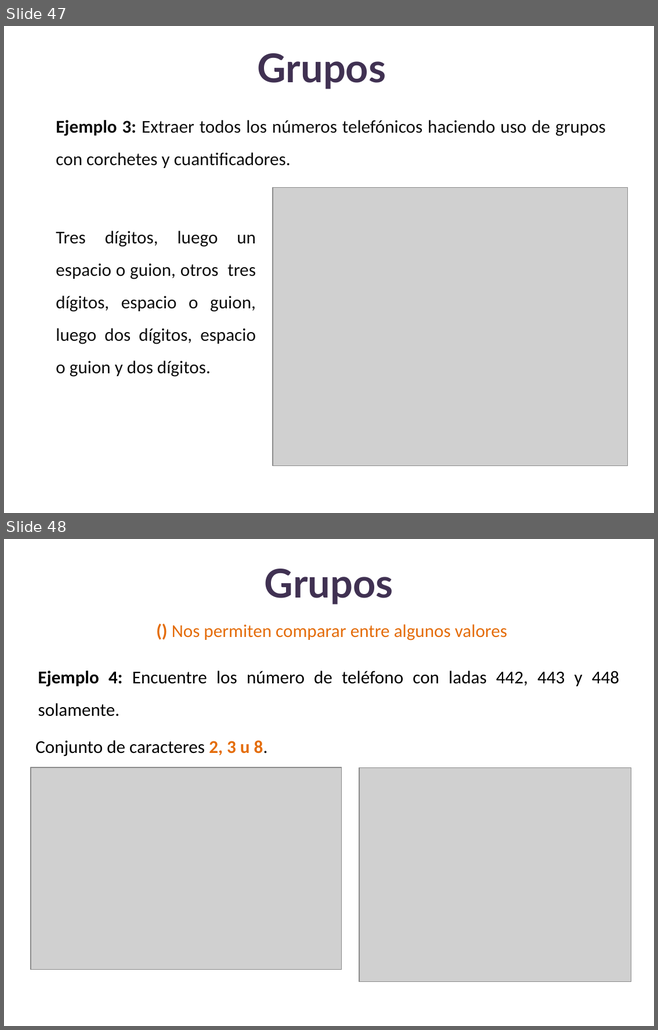
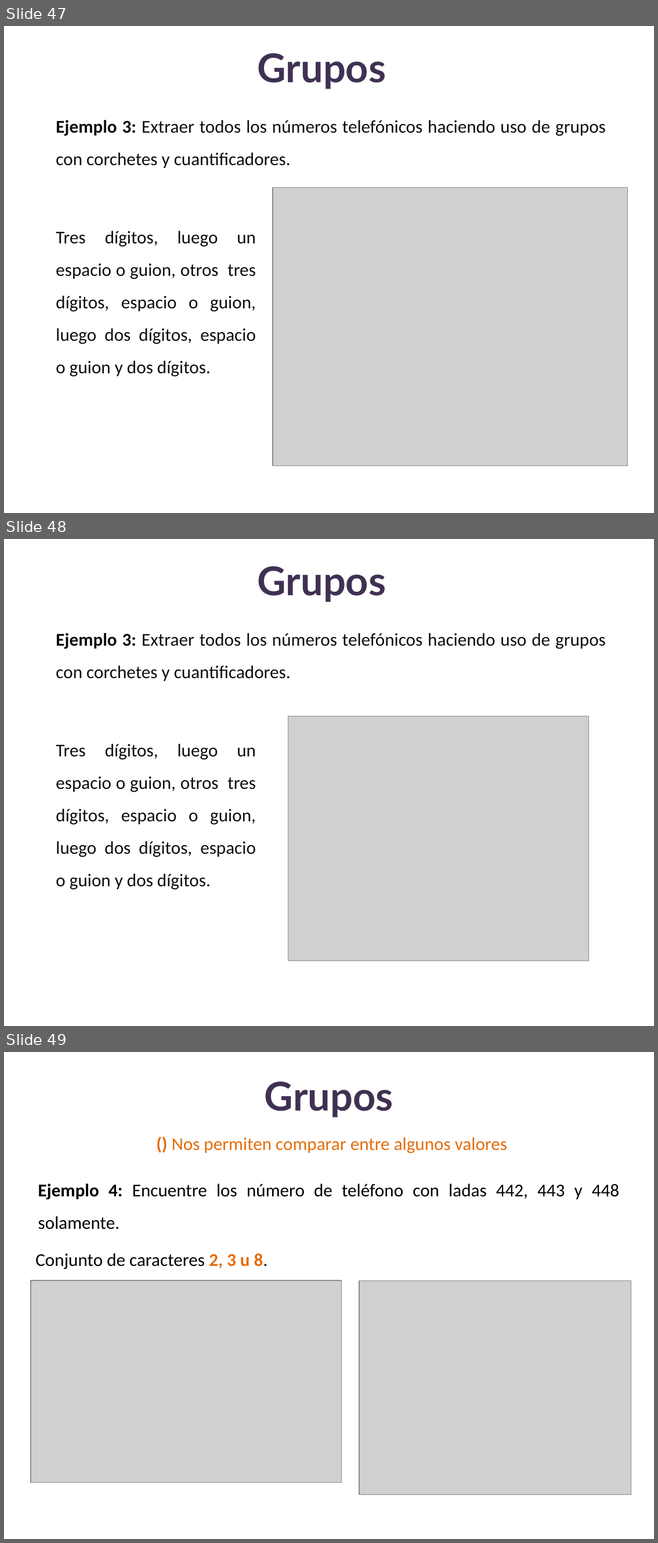
Before and after one commit to lizetheP/Analitica, a slide deck: Calendario2025/presentaciones/18_Expresiones_regulares.pptx. Shown one above the other, each under a label of ours: slides 47 and 48 before the commit, slides 47, 48 and 49 after it. The pictures are 658x1030 and 658x1543 pixels, drawn with LibreOffice and Linux fonts; fonts in the diff are those of the drawing; grey boxes stand for pictures. Boxes give left, top, right and bottom in pixels: in the first picture for what was removed or moved away, otherwise in the second. Text is boxed around its words. In the diff, an @@ line names an element or a change of style, - is before the commit and + after.

```diff
--- a/Calendario2025/presentaciones/18_Expresiones_regulares.pptx
+++ b/Calendario2025/presentaciones/18_Expresiones_regulares.pptx
@@ slide 48 added at (4, 539, 654, 1026), background #FFFFFF @@
@@ title added at (257, 566, 386, 602), 44 pt, text #403152, bold @@
+Grupos
@@ text added at (56, 633, 605, 681), 20 pt, text #0D0D0D @@
+Ejemplo 3: Extraer todos los números telefónicos haciendo uso de grupos con corchetes y cuantificadores.
@@ picture added at (288, 716, 589, 961) @@
@@ text added at (56, 744, 256, 890), 20 pt, text #0D0D0D @@
+Tres dígitos, luego un espacio o guion, otros tres dígitos, espacio o guion, luego dos dígitos, espacio o guion y dos dígitos.
@@ what was slide 48 is now slide 49 @@
```
Also in this commit, not shown: 7 slides changed, 1 slide removed, 3 other files.
